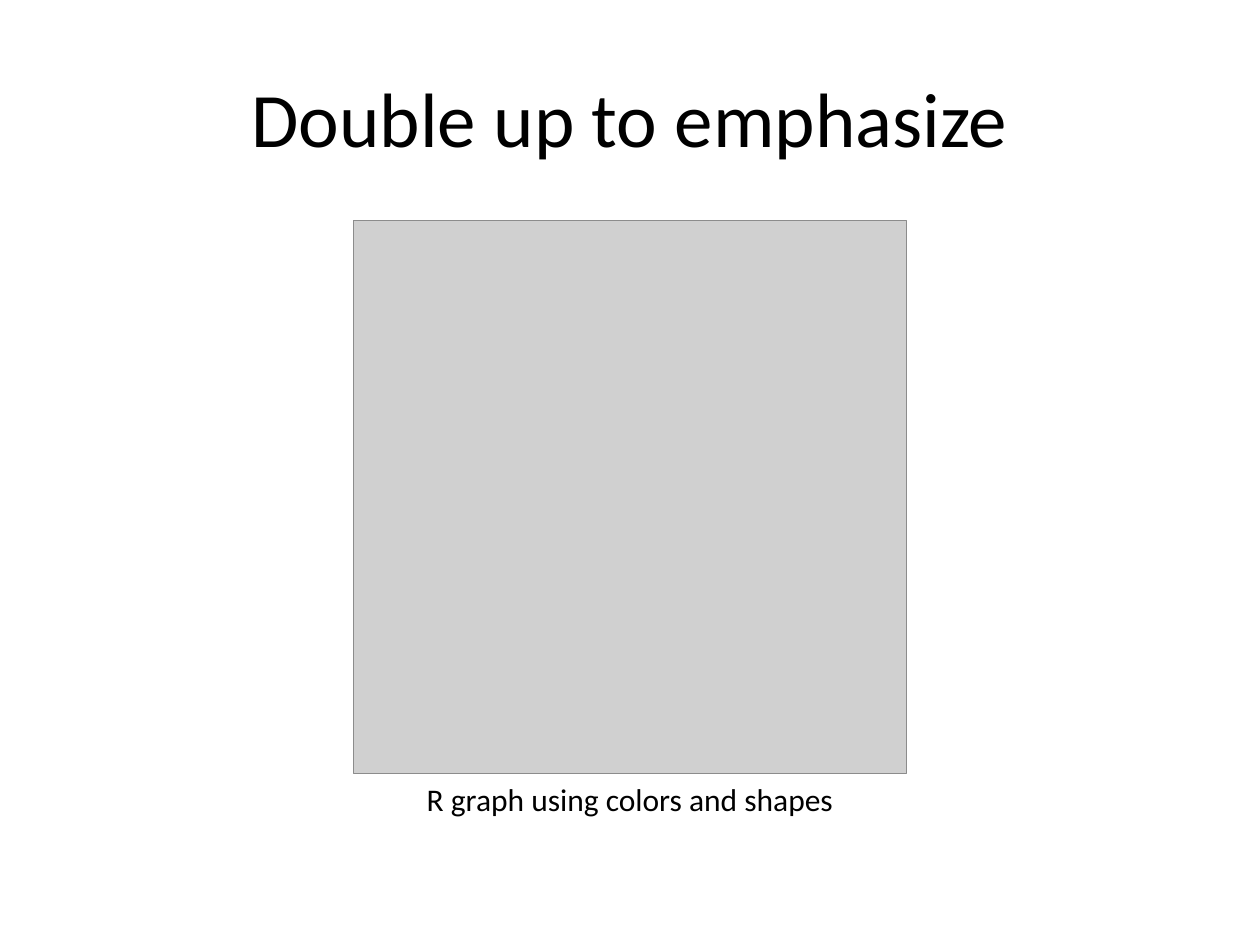
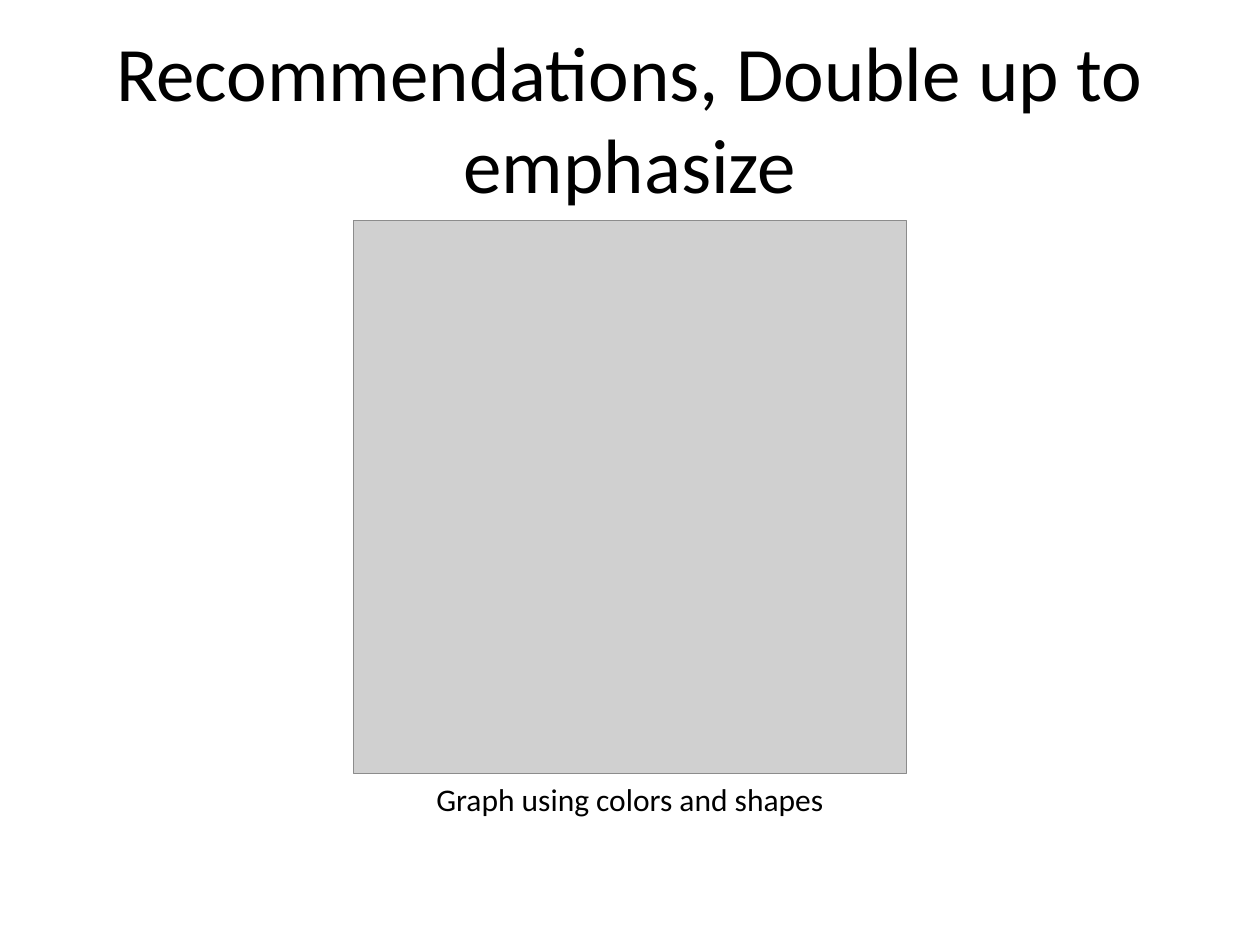
Before and after one commit to pmean/data-visualization, a slide deck: slide 10 of data-viz-01/component/recommendations.pptx (slide 9 before the commit). Drawn at 1260x945 pixels with LibreOffice and Linux fonts; fonts in the diff are those of the drawing; grey boxes stand for pictures. Boxes give left, top, right and bottom in pixels: in the first picture for what was removed or moved away, otherwise in the second. Text is boxed around its words. In the diff, an @@ line names an element or a change of style, - is before the commit and + after.

```diff
--- a/data-viz-01/component/recommendations.pptx
+++ b/data-viz-01/component/recommendations.pptx
@@ title at box(116, 47, 1143, 206): text changed @@
-Double up to emphasize
+Recommendations, Double up to emphasize
@@ text at box(436, 789, 823, 817): text changed @@
-R graph using colors and shapes
+Graph using colors and shapes
```
Also in this commit, not shown: 8 other slides changed, 2 slides added, 28 other files.
